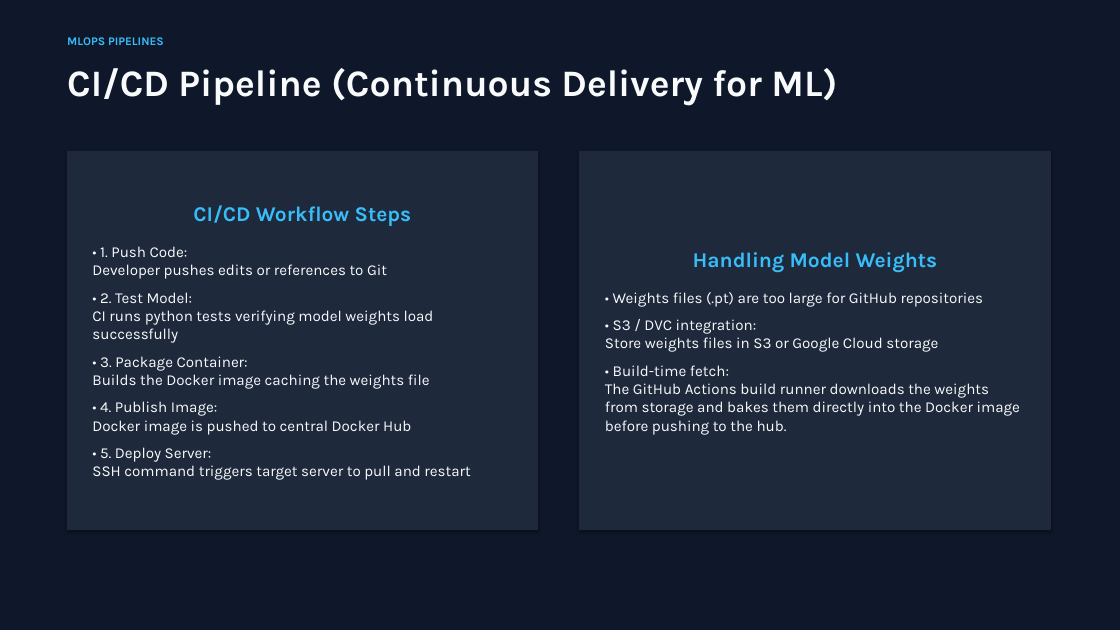
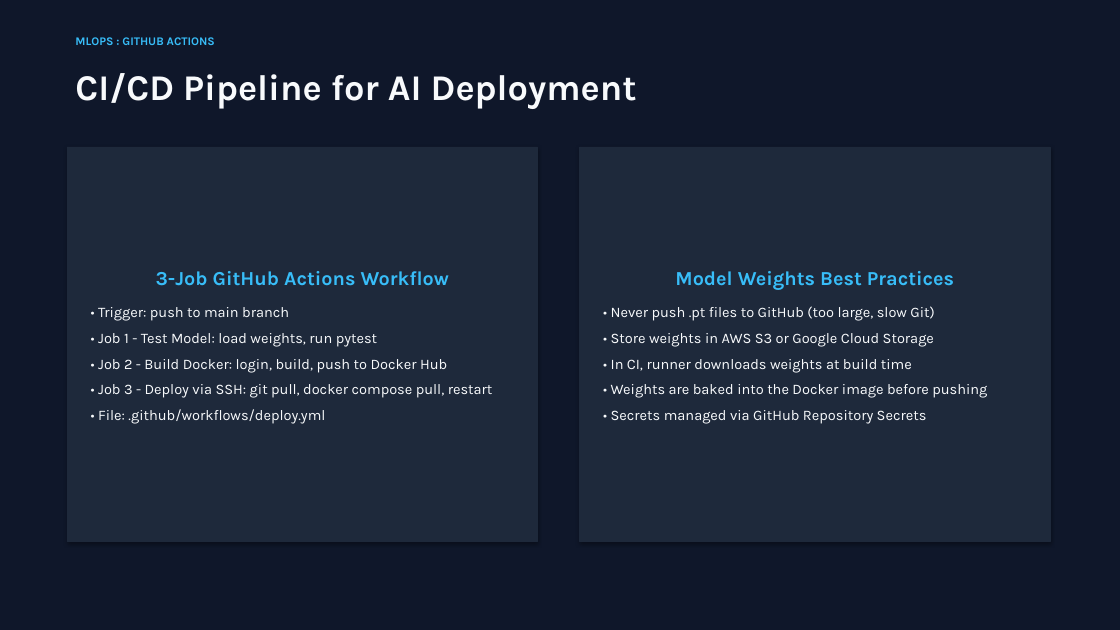
Before and after one commit to ssllsaiful/deployment, a slide deck: slide 10 of AI-Deployment/AI_Deployment_Guide.pptx (slide 9 before the commit). Drawn at 1120x630 pixels with LibreOffice and Linux fonts; fonts in the diff are those of the drawing. Boxes give left, top, right and bottom in pixels: in the first picture for what was removed or moved away, otherwise in the second. Text is boxed around its words. In the diff, an @@ line names an element or a change of style, - is before the commit and + after.

```diff
--- a/AI-Deployment/AI_Deployment_Guide.pptx
+++ b/AI-Deployment/AI_Deployment_Guide.pptx
@@ text at (75, 37, 215, 45): text changed @@
-MLOPS PIPELINES
+MLOPS : GITHUB ACTIONS
@@ text at (75, 73, 637, 109): text changed; size 32 to 31 pt @@
-CI/CD Pipeline (Continuous Delivery for ML)
+CI/CD Pipeline for AI Deployment
@@ rectangle "3-Job GitHub Actions Workflow": place and size @@
-rectangle "3-Job GitHub Actions Workflow" at (67, 151, 538, 529)
+rectangle "3-Job GitHub Actions Workflow" at (67, 147, 538, 542)
@@ rectangle "Model Weights Best Practices": place and size @@
-rectangle "Model Weights Best Practices" at (580, 151, 1050, 529)
+rectangle "Model Weights Best Practices" at (580, 147, 1050, 542)
@@ text in rectangle at (98, 271, 493, 424): text changed; size 13 to 12.5 pt @@
-CI/CD Workflow Steps
-• 1. Push Code:
-Developer pushes edits or references to Git
-• 2. Test Model:
-CI runs python tests verifying model weights load successfully
-• 3. Package Container:
-Builds the Docker image caching the weights file
-• 4. Publish Image:
-Docker image is pushed to central Docker Hub
-• 5. Deploy Server:
-SSH command triggers target server to pull and restart
+3-Job GitHub Actions Workflow
+• Trigger: push to main branch
+• Job 1 - Test Model: load weights, run pytest
+• Job 2 - Build Docker: login, build, push to Docker Hub
+• Job 3 - Deploy via SSH: git pull, docker compose pull, restart
+• File: .github/workflows/deploy.yml
@@ text in rectangle at (611, 271, 987, 424): text changed; size 13 to 12.5 pt @@
-Handling Model Weights
-• Weights files (.pt) are too large for GitHub repositories
-• S3 / DVC integration:
-Store weights files in S3 or Google Cloud storage
-• Build-time fetch:
-The GitHub Actions build runner downloads the weights from storage and bakes them directly into the Docker image before pushing to the hub.
+Model Weights Best Practices
+• Never push .pt files to GitHub (too large, slow Git)
+• Store weights in AWS S3 or Google Cloud Storage
+• In CI, runner downloads weights at build time
+• Weights are baked into the Docker image before pushing
+• Secrets managed via GitHub Repository Secrets
```
Also in this commit, not shown: 5 other slides changed, 5 slides added, 4 slides removed, 2 other files.
